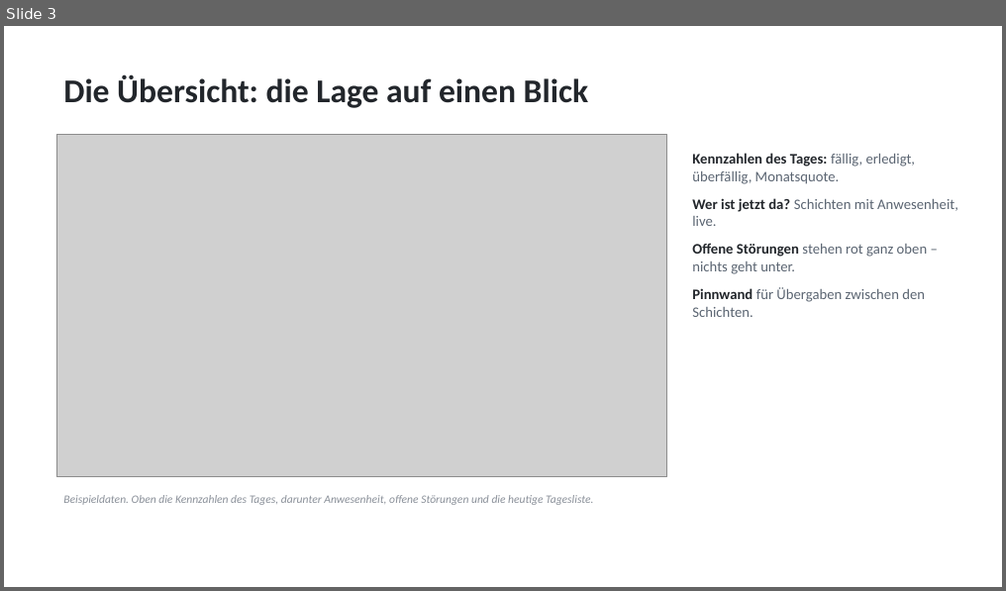
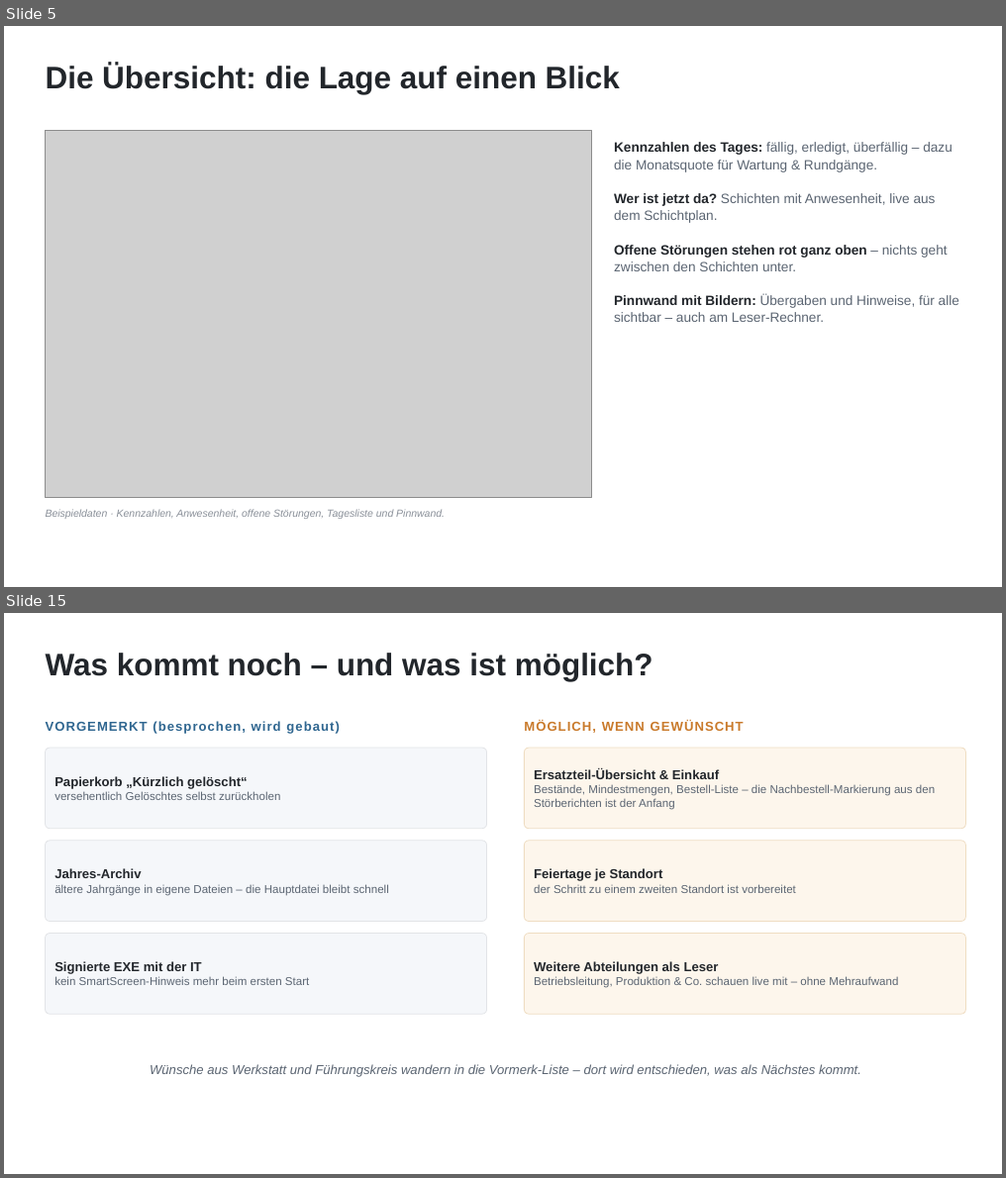
Before and after one commit to ciraciroberto90-debug/WerkstattKalender, a slide deck: doku/Werkstatt-Cockpit-Vorstellung.pptx. Shown one above the other, each under a label of ours: slide 3 before the commit, slides 5 and 15 after it; the slides between them are not shown. The pictures are 1006x591 and 1006x1178 pixels, drawn with LibreOffice and Linux fonts; fonts in the diff are those of the drawing; grey boxes stand for pictures. Boxes give left, top, right and bottom in pixels: in the first picture for what was removed or moved away, otherwise in the second. Text is boxed around its words. In the diff, an @@ line names an element or a change of style, - is before the commit and + after.

```diff
--- a/doku/Werkstatt-Cockpit-Vorstellung.pptx
+++ b/doku/Werkstatt-Cockpit-Vorstellung.pptx
@@ slide 15 added at (x1=4, y1=613, x2=1002, y2=1174), background #FFFFFF @@
@@ text added at (x1=46, y1=653, x2=653, y2=681), 30 pt, text #22262B, bold @@
+Was kommt noch – und was ist möglich?
@@ text added at (x1=46, y1=721, x2=339, y2=734), 12.5 pt, text #2F6690, bold @@
+VORGEMERKT (besprochen, wird gebaut)
@@ text added at (x1=524, y1=721, x2=744, y2=733), 12.5 pt, text #C97A2B, bold @@
+MÖGLICH, WENN GEWÜNSCHT
@@ rounded rectangle added at (x1=46, y1=748, x2=487, y2=829), fill #F5F7FA, outline #E2E4E7 0.75 pt, 11 pt, text #5B6572 @@
+Papierkorb „Kürzlich gelöscht“
+versehentlich Gelöschtes selbst zurückholen
@@ rounded rectangle added at (x1=525, y1=748, x2=966, y2=829), fill #FDF6EC, outline #EFDDC2 0.75 pt, 11 pt, text #5B6572 @@
+Ersatzteil-Übersicht & Einkauf
+Bestände, Mindestmengen, Bestell-Liste – die Nachbestell-Markierung aus den Störberichten ist der Anfang
@@ rounded rectangle added at (x1=46, y1=841, x2=487, y2=922), fill #F5F7FA, outline #E2E4E7 0.75 pt, 11 pt, text #5B6572 @@
+Jahres-Archiv
+ältere Jahrgänge in eigene Dateien – die Hauptdatei bleibt schnell
@@ rounded rectangle added at (x1=525, y1=841, x2=966, y2=922), fill #FDF6EC, outline #EFDDC2 0.75 pt, 11 pt, text #5B6572 @@
+Feiertage je Standort
+der Schritt zu einem zweiten Standort ist vorbereitet
@@ rounded rectangle added at (x1=46, y1=934, x2=487, y2=1014), fill #F5F7FA, outline #E2E4E7 0.75 pt, 11 pt, text #5B6572 @@
+Signierte EXE mit der IT
+kein SmartScreen-Hinweis mehr beim ersten Start
@@ rounded rectangle added at (x1=525, y1=934, x2=966, y2=1014), fill #FDF6EC, outline #EFDDC2 0.75 pt, 11 pt, text #5B6572 @@
+Weitere Abteilungen als Leser
+Betriebsleitung, Produktion & Co. schauen live mit – ohne Mehraufwand
@@ text added at (x1=150, y1=1064, x2=861, y2=1077), 12.5 pt, text #5B6572, italic @@
+Wünsche aus Werkstatt und Führungskreis wandern in die Vormerk-Liste – dort wird entschieden, was als Nächstes kommt.
@@ what was slide 3 is now slide 5 @@
@@ slide 5 changed as well @@
@@ text "Die Übersicht: die Lage auf ..." moved from (x1=63, y1=76, x2=588, y2=108) to (x1=46, y1=64, x2=620, y2=94) @@
@@ text "Die Übersicht: die Lage auf ..." at (x1=46, y1=64, x2=620, y2=94): size 32 to 30 pt, font Calibri to Arial @@
@@ picture resized from (x1=56, y1=135, x2=666, y2=477) to (x1=46, y1=131, x2=592, y2=497) @@
@@ text at (x1=614, y1=142, x2=959, y2=322): text changed; size 14 to 13 pt; font Calibri to Arial @@
-• Kennzahlen des Tages: fällig, erledigt, überfällig, Monatsquote.
-• Wer ist jetzt da? Schichten mit Anwesenheit, live.
-• Offene Störungen stehen rot ganz oben – nichts geht unter.
-• Pinnwand für Übergaben zwischen den Schichten.
+Kennzahlen des Tages: fällig, erledigt, überfällig – dazu die Monatsquote für Wartung & Rundgänge.
+Wer ist jetzt da? Schichten mit Anwesenheit, live aus dem Schichtplan.
+Offene Störungen stehen rot ganz oben – nichts geht zwischen den Schichten unter.
+Pinnwand mit Bildern: Übergaben und Hinweise, für alle sichtbar – auch am Leser-Rechner.
@@ text at (x1=46, y1=509, x2=445, y2=519): text changed; size 11 to 10 pt; font Calibri to Arial @@
-Beispieldaten. Oben die Kennzahlen des Tages, darunter Anwesenheit, offene Störungen und die heutige Tagesliste.
+Beispieldaten · Kennzahlen, Anwesenheit, offene Störungen, Tagesliste und Pinnwand.
```
Also in this commit, not shown: 5 other slides changed, 10 other slides added, 5 slides removed, 7 other files.
